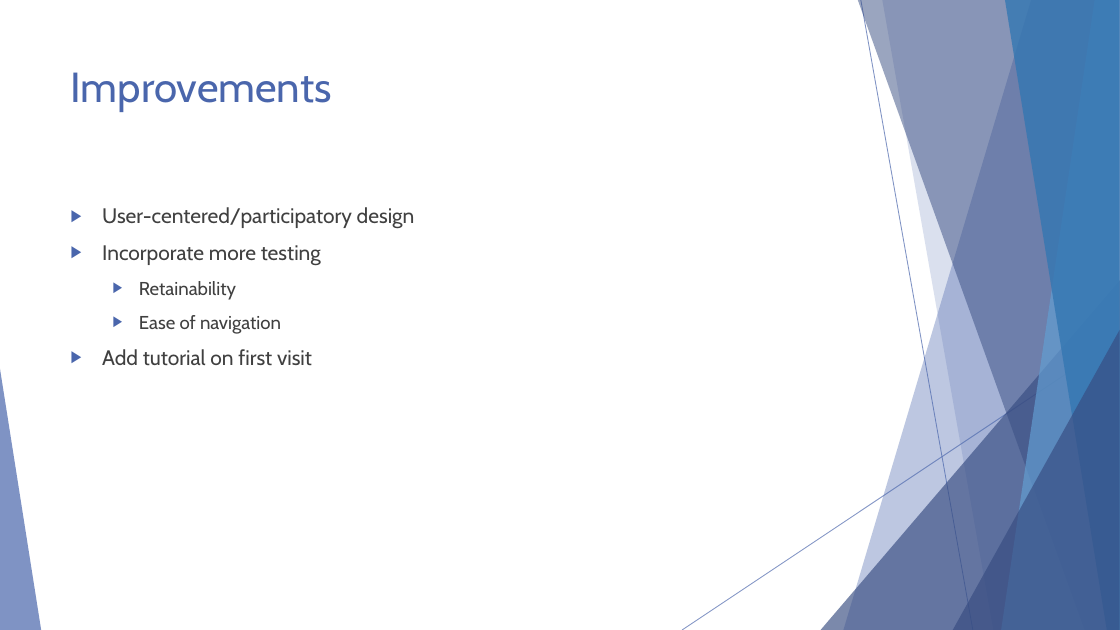
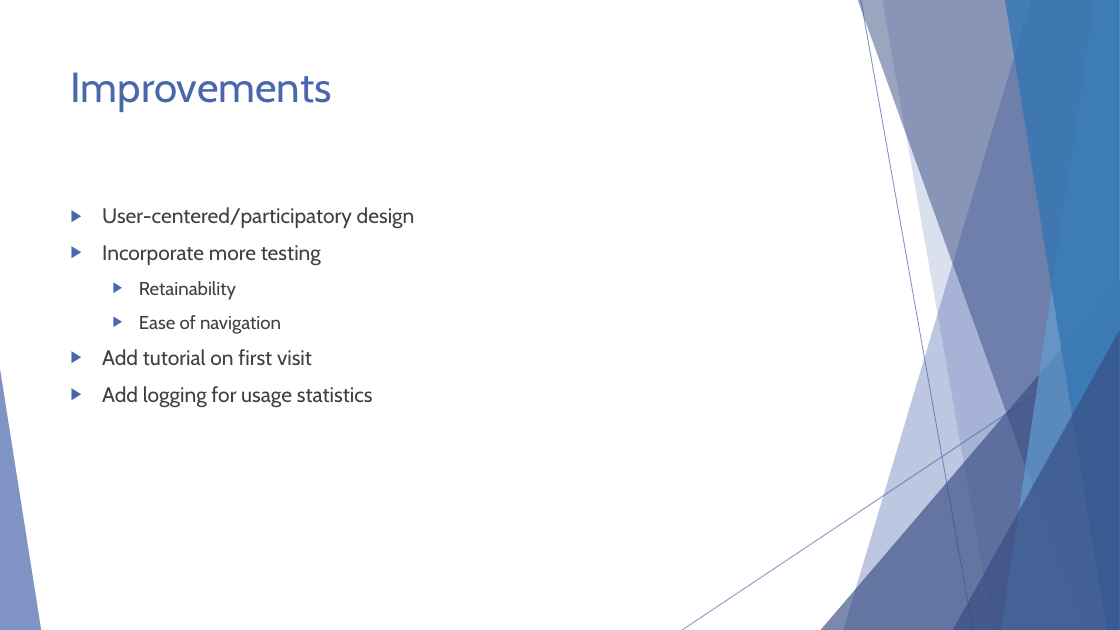
Before and after one commit to Bolgzdrt/Scam-Trainer, a slide deck: slide 7 of Scam Trainer Web App for Older Generation.pptx. Drawn at 1120x630 pixels with LibreOffice and Linux fonts; fonts in the diff are those of the drawing. Boxes give left, top, right and bottom in pixels: in the first picture for what was removed or moved away, otherwise in the second. Text is boxed around its words. In the diff, an @@ line names an element or a change of style, - is before the commit and + after.

Commit message:
slight improvements to pp

```diff
--- a/Scam Trainer Web App for Older Generation.pptx
+++ b/Scam Trainer Web App for Older Generation.pptx
@@ text at (x1=102, y1=386, x2=373, y2=408): paragraph added @@
+▶ Add logging for usage statistics
```
